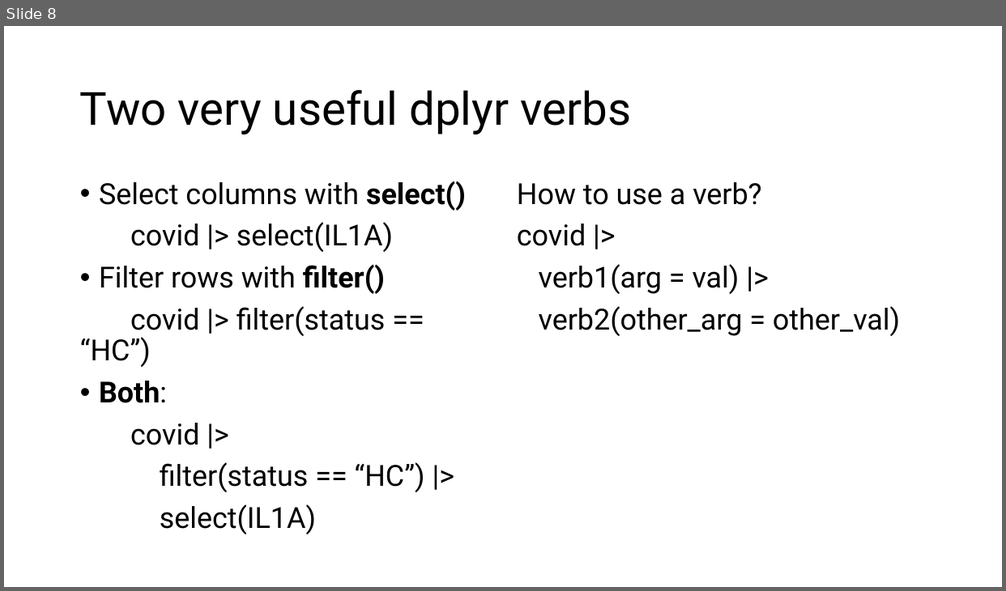
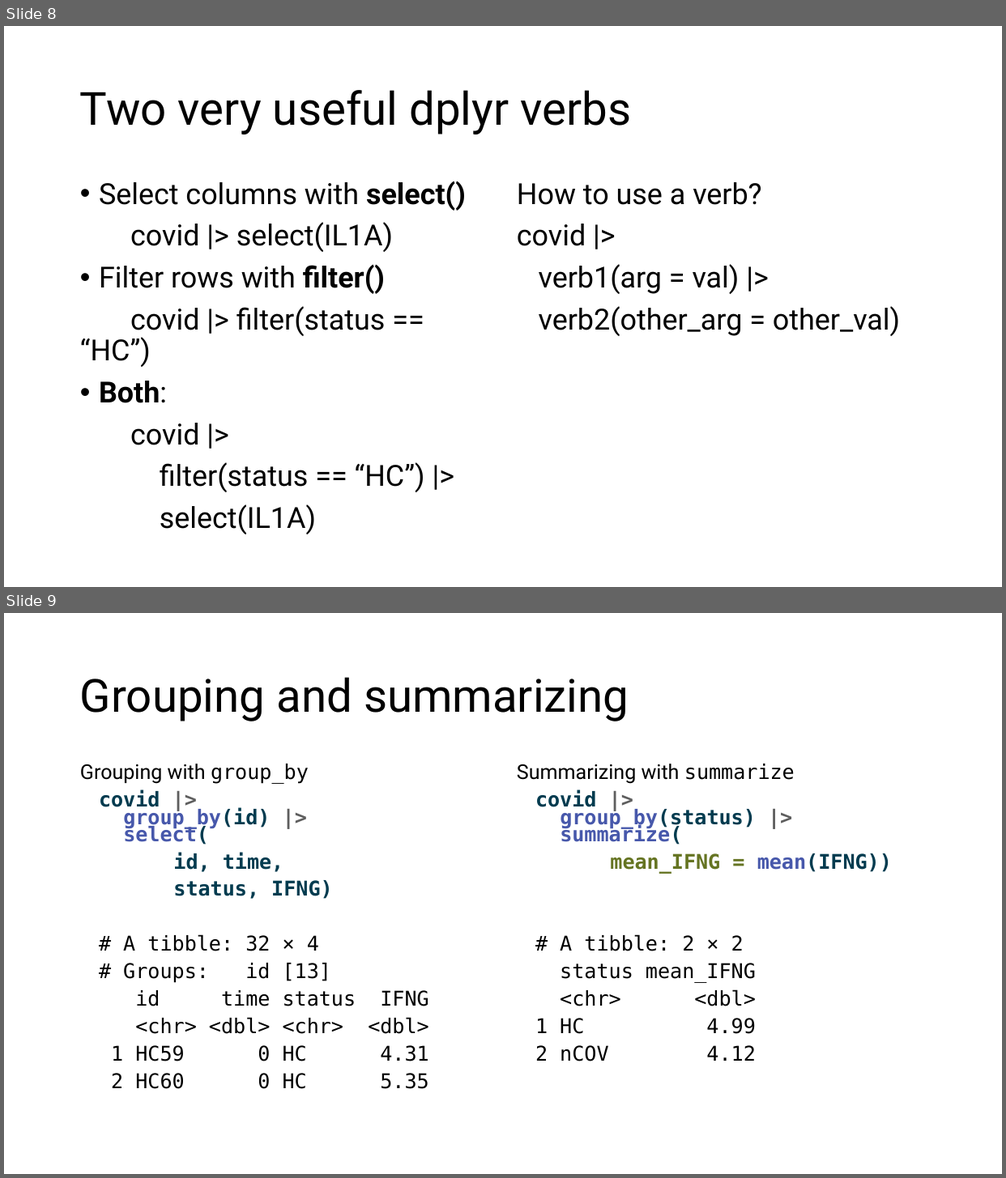
Before and after one commit to IFB-ElixirFr/EBIII_N2, a slide deck: 01R/02_dplyr_intro.pptx. Shown one above the other, each under a label of ours: slide 8 before the commit, slides 8 and 9 after it. The pictures are 1006x591 and 1006x1178 pixels, drawn with LibreOffice and Linux fonts; fonts in the diff are those of the drawing. Boxes give left, top, right and bottom in pixels: in the first picture for what was removed or moved away, otherwise in the second. Text is boxed around its words. In the diff, an @@ line names an element or a change of style, - is before the commit and + after.

```diff
--- a/01R/02_dplyr_intro.pptx
+++ b/01R/02_dplyr_intro.pptx
@@ slide 9 added at <box>4,613,1002,1174</box>, background #FFFFFF @@
@@ title added at <box>80,677,629,722</box>, 44 pt, text #000000 @@
+Grouping and summarizing
@@ text added at <box>80,764,429,1089</box>, 19.6 pt, text #000000 @@
+Grouping with group_by
+covid |>
+group_by(id) |>
+select(
+id, time,
+status, IFNG)
+# A tibble: 32 × 4
+# Groups: id [13]
+id time status IFNG
+<chr> <dbl> <chr> <dbl>
+1 HC59 0 HC 4.31
+2 HC60 0 HC 5.35
@@ text added at <box>517,764,892,1062</box>, 19.6 pt, text #000000 @@
+Summarizing with summarize
+covid |>
+group_by(status) |>
+summarize(
+mean_IFNG = mean(IFNG))
+# A tibble: 2 × 2
+status mean_IFNG
+<chr> <dbl>
+1 HC 4.99
+2 nCOV 4.12
```
Also in this commit, not shown: 2 slides changed, 27 other files.
